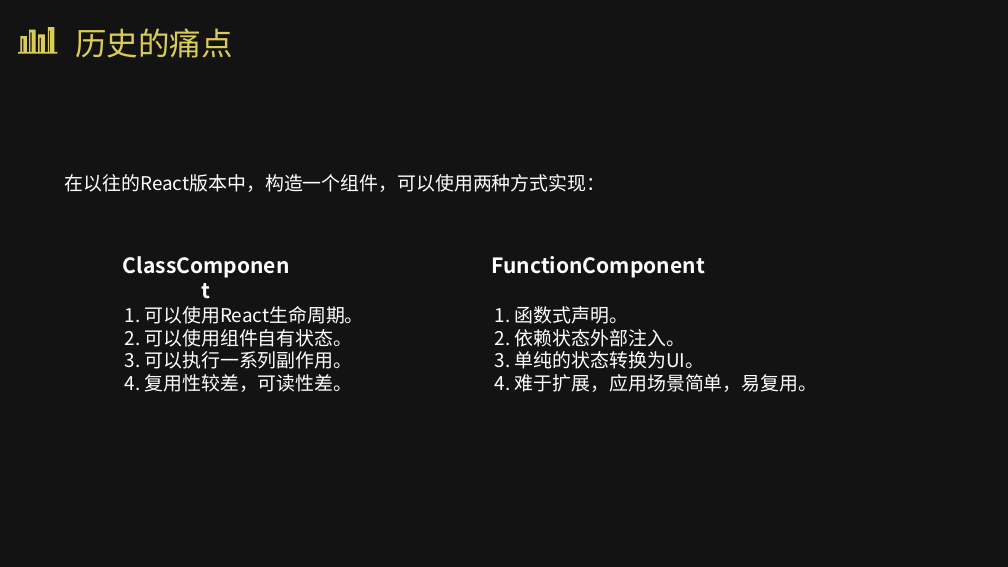
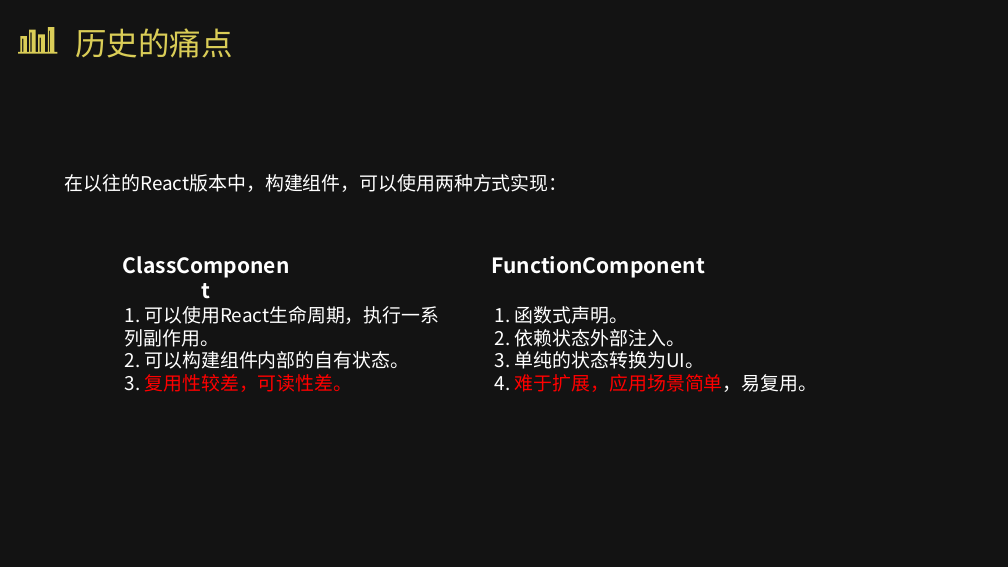
Before and after one commit to Zwe1/use-react-hooks, a slide deck: slide 3 of src/assets/React hooks.pptx. Drawn at 1008x567 pixels with LibreOffice and Linux fonts; fonts in the diff are those of the drawing; background and template pictures are left out; a plain dark background stands for a picture behind light text. Boxes give left, top, right and bottom in pixels: in the first picture for what was removed or moved away, otherwise in the second. Text is boxed around its words. In the diff, an @@ line names an element or a change of style, - is before the commit and + after.

Commit message:
版本回退，更新PDF

```diff
--- a/src/assets/React hooks.pptx
+++ b/src/assets/React hooks.pptx
@@ text at (65, 174, 568, 192): text changed @@
-在以往的React版本中，构造一个组件，可以使用两种方式实现：
+在以往的React版本中，构建组件，可以使用两种方式实现：
@@ text at (125, 306, 440, 392): text changed @@
-1. 可以使用React生命周期。
-2. 可以使用组件自有状态。
-3. 可以执行一系列副作用。
-4. 复用性较差，可读性差。
+1. 可以使用React生命周期，执行一系列副作用。
+2. 可以构建组件内部的自有状态。
+3. 复用性较差，可读性差。
@@ text at (495, 374, 817, 392): text colour #FFFFFF to #FF0000 in "难于扩展，应用场景简单，易复用。" @@
```
Also in this commit, not shown: 7 other slides changed, 3 slides added, 1 slide removed, 6 other files.
